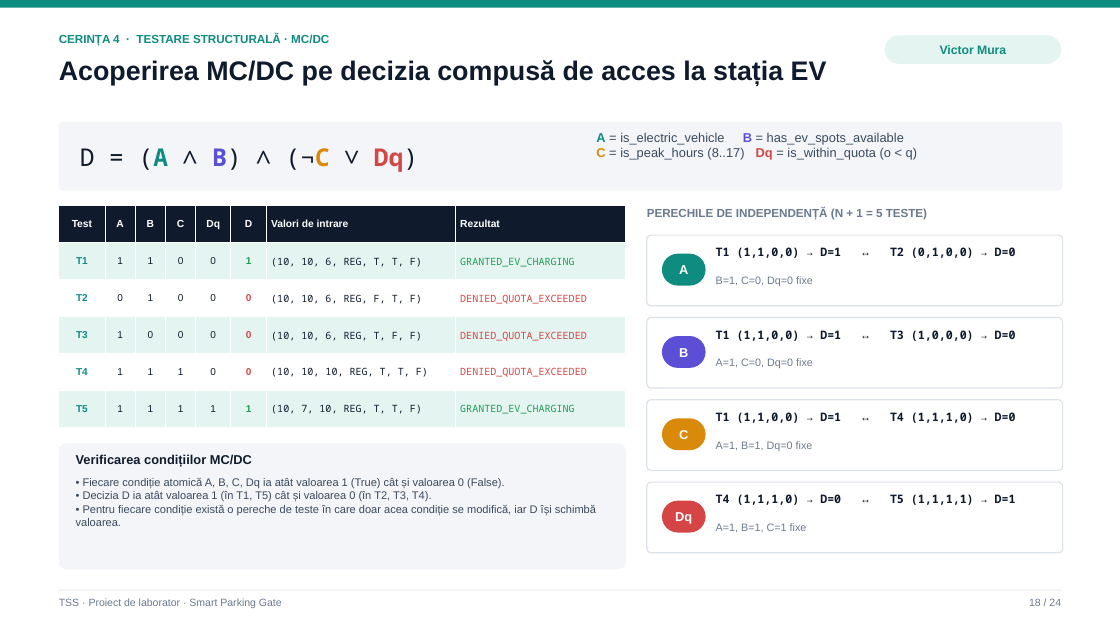
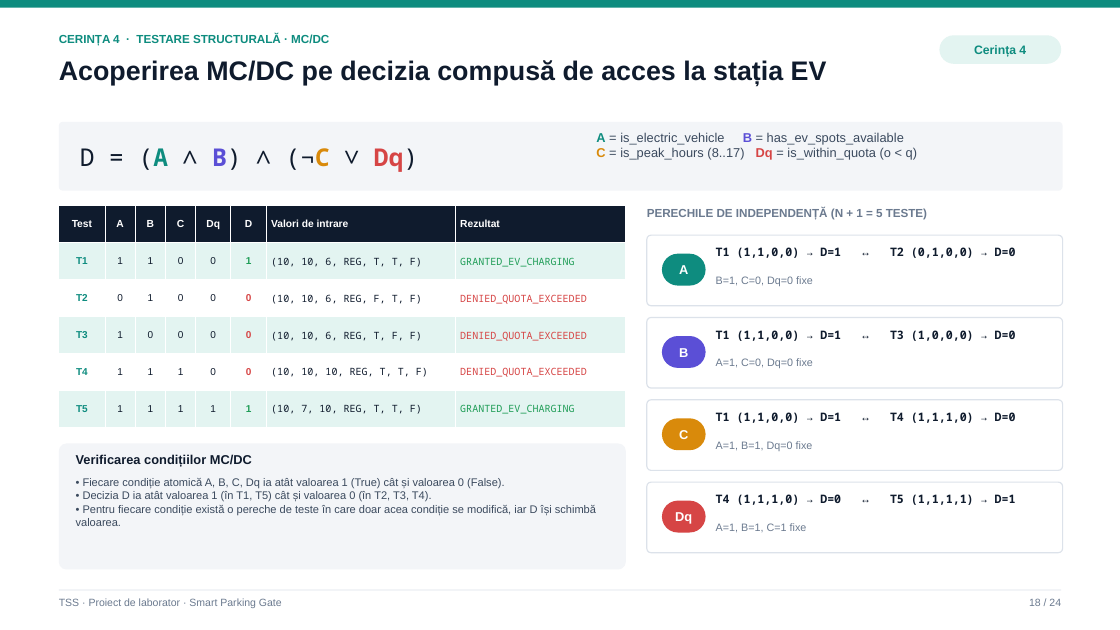
Before and after one commit to victormura/tss, a slide deck: slide 18 of proiect_laborator/docs/Prezentare_Laborator_TSS.pptx. Drawn at 1120x630 pixels with LibreOffice and Linux fonts; fonts in the diff are those of the drawing. Boxes give left, top, right and bottom in pixels: in the first picture for what was removed or moved away, otherwise in the second. Text is boxed around its words. In the diff, an @@ line names an element or a change of style, - is before the commit and + after.

```diff
--- a/proiect_laborator/docs/Prezentare_Laborator_TSS.pptx
+++ b/proiect_laborator/docs/Prezentare_Laborator_TSS.pptx
@@ rounded rectangle "Cerința 4": place and size @@
-rounded rectangle "Cerința 4" at (885,35,1061,64)
+rounded rectangle "Cerința 4" at (939,35,1061,64)
@@ text in rounded rectangle at (974,45,1026,57): text changed @@
-Victor Mura
+Cerința 4
```
Also in this commit, not shown: 23 other slides changed, 5 other files.
